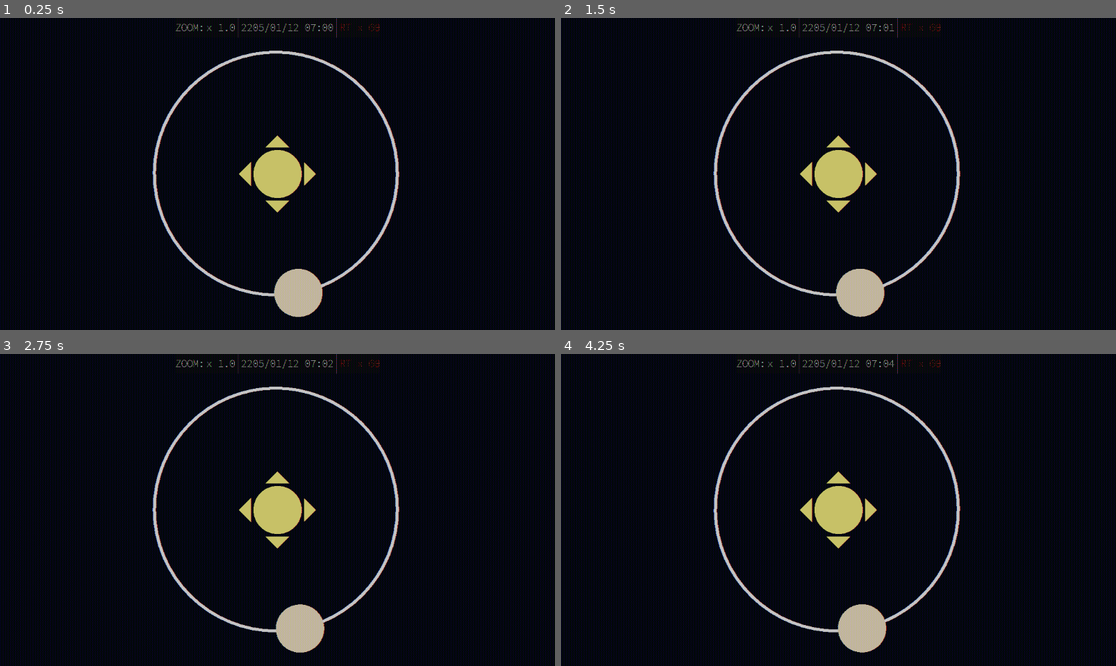
Above: before the commit, frames 1-4 (two rows, left to right).
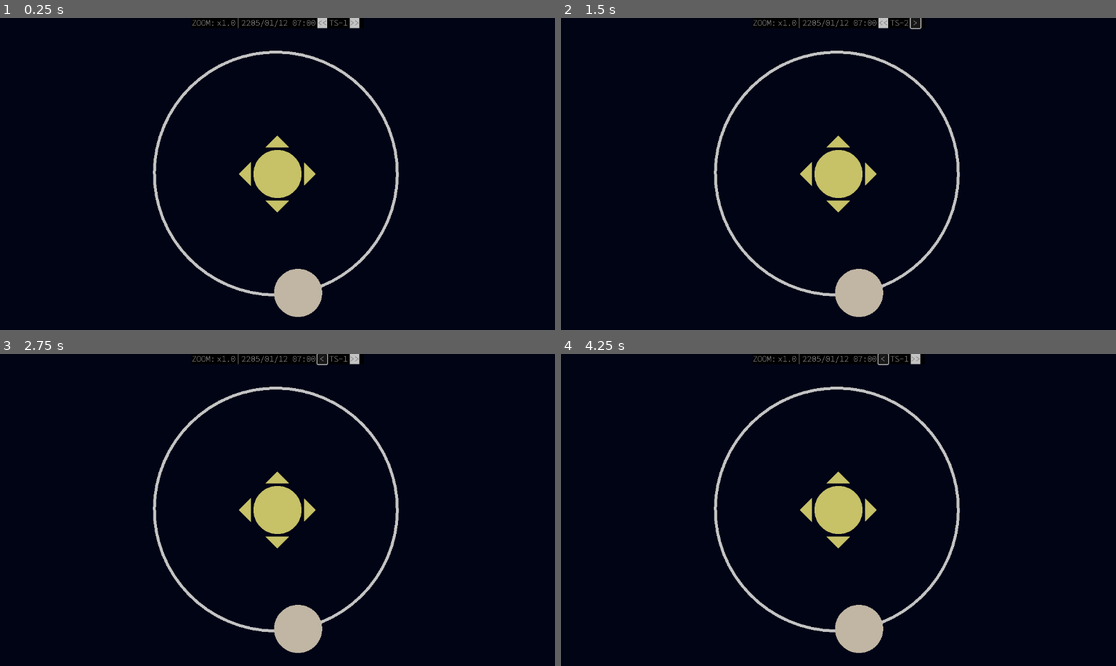
Above: after the commit, the same moments.

Repository: dexmoh/star-system-sim
Game: Godot game, scene res://scenes/world.tscn
Two runs of this game, one before a commit and one after it. Both use one fixed random seed, a clock stepped at 60 frames per second and the inputs below.
Inputs (mouse positions are in pixels of both pictures, inside the frame that each line leads up to):
- Up to frame 1 (0.25 s): no input
- Up to frame 2 (1.5 s): click (882, 24) at 0.5 s, where only the run after the commit has a clickable "<<"; click (916, 24) at 1.25 s, where only the run after the commit has a clickable ">>"
- Up to frame 3 (2.75 s): click (321, 360) at 2 s, where only the run after the commit has a clickable "<<"
- Up to frame 4 (4.25 s): click (916, 360) at 2.75 s, where only the run after the commit has a clickable ">>"; click (882, 360) at 3.5 s, where only the run after the commit has a clickable "<<"

The runs differ from the first frame. In frame 1, 6.3% of the frame differs, in the area x 0-100%, y 0-100%; in frame 2, 6.3%; in frame 3, 6.4%; in frame 4, 6.5%.

Commit message:
Time controls.

Diff:
--- /dev/null
+++ b/data/main_gui_theme.tres
@@ -0,0 +1,19 @@
+[gd_resource type="Theme" load_steps=4 format=3 uid="uid://cllgjlac73e0t"]
+
+[sub_resource type="StyleBoxFlat" id="StyleBoxFlat_ihmal"]
+bg_color = Color(1, 1, 1, 1)
+
+[sub_resource type="StyleBoxFlat" id="StyleBoxFlat_jcuj0"]
+bg_color = Color(0, 0, 0, 1)
+
+[sub_resource type="StyleBoxLine" id="StyleBoxLine_ihmal"]
+color = Color(1, 1, 1, 1)
+grow_begin = 0.0
+grow_end = 0.0
+vertical = true
+
+[resource]
+Button/colors/font_color = Color(0, 0, 0, 1)
+Button/styles/normal = SubResource("StyleBoxFlat_ihmal")
+PanelContainer/styles/panel = SubResource("StyleBoxFlat_jcuj0")
+VSeparator/styles/separator = SubResource("StyleBoxLine_ihmal")
--- a/project.godot
+++ b/project.godot
@@ -57,6 +57,16 @@
 "events": [Object(InputEventMouseButton,"resource_local_to_scene":false,"resource_name":"","device":-1,"window_id":0,"a …(258 unchanged characters)…
 ]
 }
+speed_up_time={
+"deadzone": 0.2,
+"events": [Object(InputEventKey,"resource_local_to_scene":false,"resource_name":"","device":-1,"window_id":0,"alt_pressed":false,"shift_pressed":false,"ctrl_pressed":false,"meta_pressed":false,"pressed":false,"keycode":0,"physical_keycode":4194437,"key_label":0,"unicode":43,"location":0,"echo":false,"script":null)
+]
+}
+slow_down_time={
+"deadzone": 0.2,
+"events": [Object(InputEventKey,"resource_local_to_scene":false,"resource_name":"","device":-1,"window_id":0,"alt_pressed":false,"shift_pressed":false,"ctrl_pressed":false,"meta_pressed":false,"pressed":false,"keycode":0,"physical_keycode":4194435,"key_label":0,"unicode":45,"location":0,"echo":false,"script":null)
+]
+}
 
 [rendering]
 
--- a/scenes/gui/date_time_display.tscn
+++ b/scenes/gui/date_time_display.tscn
@@ -1,15 +1,32 @@
 [gd_scene load_steps=3 format=3 uid="uid://b6eqsiip4iwn5"]
 
+[ext_resource type="Theme" uid="uid://cllgjlac73e0t" path="res://data/main_gui_theme.tres" id="1_lg6f7"]
 [ext_resource type="Script" uid="uid://c3tioo4f32d31" path="res://src/gui/date_time_display.gd" id="1_vfck2"]
 
-[sub_resource type="LabelSettings" id="LabelSettings_vfck2"]
-font_size = 20
+[node name="DateTimeDisplay" type="HBoxContainer"]
+offset_right = 266.0
+offset_bottom = 25.0
+theme = ExtResource("1_lg6f7")
+script = ExtResource("1_vfck2")
 
-[node name="DateTimeDisplay" type="Label"]
-offset_right = 40.0
-offset_bottom = 23.0
-text = "yyyy/mm/dd hh:mm"
-label_settings = SubResource("LabelSettings_vfck2")
+[node name="DateTimeLabel" type="Label" parent="."]
+unique_name_in_owner = true
+layout_mode = 2
+text = "YYYY/MM/DD HH:MM"
 horizontal_alignment = 1
 vertical_alignment = 1
-script = ExtResource("1_vfck2")
+
+[node name="SlowDownBtn" type="Button" parent="."]
+unique_name_in_owner = true
+layout_mode = 2
+text = "<<"
+
+[node name="ClockSpeedLabel" type="Label" parent="."]
+unique_name_in_owner = true
+layout_mode = 2
+text = "TS-1"
+
+[node name="SpeedUpBtn" type="Button" parent="."]
+unique_name_in_owner = true
+layout_mode = 2
+text = ">>"
--- a/scenes/gui/zoom_factor_display.tscn
+++ b/scenes/gui/zoom_factor_display.tscn
@@ -1,9 +1,6 @@
-[gd_scene load_steps=3 format=3 uid="uid://bt2rabeqpcv4m"]
+[gd_scene load_steps=2 format=3 uid="uid://bt2rabeqpcv4m"]
 
 [ext_resource type="Script" uid="uid://84xucej1b5iw" path="res://src/gui/system_zoom_display.gd" id="1_7clsx"]
-
-[sub_resource type="LabelSettings" id="LabelSettings_7clsx"]
-font_size = 20
 
 [node name="SystemZoomDisplay" type="Label"]
 anchors_preset = 15
@@ -11,6 +8,5 @@
 anchor_bottom = 1.0
 grow_horizontal = 2
 grow_vertical = 2
-text = "x 1.0"
-label_settings = SubResource("LabelSettings_7clsx")
+text = "x1.0"
 script = ExtResource("1_7clsx")
--- a/scenes/world.tscn
+++ b/scenes/world.tscn
@@ -1,6 +1,7 @@
-[gd_scene load_steps=11 format=3 uid="uid://bvss72pd73mok"]
+[gd_scene load_steps=10 format=3 uid="uid://bvss72pd73mok"]
 
 [ext_resource type="Script" uid="uid://ct4sucr020qtx" path="res://src/star_system.gd" id="1_71j4m"]
+[ext_resource type="Theme" uid="uid://cllgjlac73e0t" path="res://data/main_gui_theme.tres" id="2_qfnet"]
 [ext_resource type="Shader" uid="uid://ruka5082fore" path="res://src/shaders/crt_effect.gdshader" id="2_rwgxs"]
 [ext_resource type="PackedScene" uid="uid://b6eqsiip4iwn5" path="res://scenes/gui/date_time_display.tscn" id="3_71j4m"]
 [ext_resource type="Shader" uid="uid://cbb3nw8aqaj0t" path="res://src/shaders/vignette_effect.gdshader" id="3_k0juu"]
@@ -14,13 +15,6 @@
 glow_intensity = 2.31
 glow_strength = 1.2
 glow_blend_mode = 0
-
-[sub_resource type="LabelSettings" id="LabelSettings_71j4m"]
-font_size = 20
-
-[sub_resource type="LabelSettings" id="LabelSettings_qfnet"]
-font_size = 20
-font_color = Color(0.91, 0, 0, 1)
 
 [sub_resource type="ShaderMaterial" id="ShaderMaterial_4wyf3"]
 shader = ExtResource("2_rwgxs")
@@ -54,15 +48,16 @@
 anchor_bottom = 1.0
 grow_horizontal = 2
 grow_vertical = 2
+theme = ExtResource("2_qfnet")
 
 [node name="PanelContainer2" type="PanelContainer" parent="CanvasLayer/Control"]
 layout_mode = 1
 anchors_preset = 5
 anchor_left = 0.5
 anchor_right = 0.5
-offset_left = -78.5
-offset_right = 78.5
-offset_bottom = 40.0
+offset_left = -178.5
+offset_right = 178.5
+offset_bottom = 21.0
 grow_horizontal = 2
 
 [node name="HBoxContainer" type="HBoxContainer" parent="CanvasLayer/Control/PanelContainer2"]
@@ -71,7 +66,6 @@
 [node name="Label" type="Label" parent="CanvasLayer/Control/PanelContainer2/HBoxContainer"]
 layout_mode = 2
 text = "ZOOM:"
-label_settings = SubResource("LabelSettings_71j4m")
 
 [node name="SystemZoomDisplay" parent="CanvasLayer/Control/PanelContainer2/HBoxContainer" instance=ExtResource("3_qfnet")]
 layout_mode = 2
@@ -82,15 +76,8 @@
 [node name="DateTimeDisplay" parent="CanvasLayer/Control/PanelContainer2/HBoxContainer" instance=ExtResource("3_71j4m")]
 layout_mode = 2
 
-[node name="VSeparator2" type="VSeparator" parent="CanvasLayer/Control/PanelContainer2/HBoxContainer"]
-layout_mode = 2
-
-[node name="Label2" type="Label" parent="CanvasLayer/Control/PanelContainer2/HBoxContainer"]
-layout_mode = 2
-text = "RT x 60"
-label_settings = SubResource("LabelSettings_qfnet")
-
 [node name="CRT" type="ColorRect" parent="CanvasLayer/Control"]
+visible = false
 material = SubResource("ShaderMaterial_4wyf3")
 layout_mode = 1
 anchors_preset = 15
--- a/src/autoloads/world_time_al.gd
+++ b/src/autoloads/world_time_al.gd
@@ -1,13 +1,25 @@
 extends Node
 
 signal minute_passed()
-# signal hour_passed()
-# signal day_passed()
+signal hour_passed()
+signal day_passed()
+
+enum TimeScale {
+	TS_1, TS_2, TS_3, TS_4, TS_5
+}
+
+const CLOCK_SPEEDS: Dictionary[TimeScale, float] = {
+	TimeScale.TS_1: 60.0, # Real time.
+	TimeScale.TS_2: 1.0,
+	TimeScale.TS_3: 0.5,
+	TimeScale.TS_4: 0.2,
+	TimeScale.TS_5: 0.05
+}
 
 var date_time: DateTime
+var current_time_scale: TimeScale = TimeScale.TS_1
 
 var _timer: Timer
-var _tick_speed: float = 1.0 # Seconds per tick.
 
 func _init():
 	date_time = DateTime.new()
@@ -16,10 +28,10 @@
 
 func _ready():
 	_timer = Timer.new()
-	_timer.wait_time = _tick_speed
+	_timer.wait_time = CLOCK_SPEEDS[current_time_scale]
 	_timer.one_shot = false
 	_timer.autostart = true
-	_timer.paused = false # TODO: Change later.
+	_timer.paused = false
 
 	_timer.timeout.connect(_on_timer_timeout)
 	add_child(_timer)
@@ -33,7 +45,35 @@
 func is_paused() -> bool:
 	return _timer.paused
 
-# Tick!
+func speed_up() -> TimeScale:
+	if current_time_scale == TimeScale.TS_5:
+		return TimeScale.TS_5
+
+	@warning_ignore("int_as_enum_without_cast")
+	current_time_scale += 1
+	_timer.wait_time = CLOCK_SPEEDS[current_time_scale]
+	_timer.start()
+
+	return current_time_scale
+
+func slow_down() -> TimeScale:
+	if current_time_scale == TimeScale.TS_1:
+		return TimeScale.TS_1
+
+	@warning_ignore("int_as_enum_without_cast")
+	current_time_scale -= 1
+	_timer.wait_time = CLOCK_SPEEDS[current_time_scale]
+	_timer.start()
+
+	return current_time_scale
+
 func _on_timer_timeout():
+	# Tick!
 	date_time.timestamp += 1
 	minute_passed.emit()
+
+	if date_time.timestamp % date_time.MINS_IN_HR == 0:
+		hour_passed.emit()
+
+	if date_time.timestamp % (date_time.MINS_IN_HR * date_time.HRS_IN_DAY) == 0:
+		day_passed.emit()
--- a/src/celestial_object.gd
+++ b/src/celestial_object.gd
@@ -62,11 +62,12 @@
 		orbit_radius_au = -1.0
 		primary_body = null
 
-func _process(delta: float):
+	WorldTime.hour_passed.connect(_on_hour_passed)
+
+func _on_hour_passed():
 	if primary_body:
-		# Test orbit rotation.
-		var deg_per_hr: float = 360/(orbital_period_days * float(DateTime.HRS_IN_DAY))
+		var deg_per_hr: float = 360 / (orbital_period_days * float(DateTime.HRS_IN_DAY))
 		if clockwise_orbit:
-			rotate(deg_to_rad(deg_per_hr * delta))
+			rotate(deg_to_rad(deg_per_hr))
 		else:
-			rotate(deg_to_rad(-deg_per_hr * delta))
+			rotate(deg_to_rad(-deg_per_hr))
--- a/src/gui/date_time_display.gd
+++ b/src/gui/date_time_display.gd
@@ -1,11 +1,57 @@
-# GUI element for displaying current date and time.
+# GUI element for displaying current date and time and controlling clock speed.
 # It gets automatically updated based on WorldTime.
 
-extends Label
+extends Control
+
+@onready var _dt_label: Label = %DateTimeLabel
+@onready var _time_scale_label: Label = %ClockSpeedLabel
+@onready var _speed_up_btn: Button = %SpeedUpBtn
+@onready var _slow_down_btn: Button = %SlowDownBtn
 
 func _ready():
-	text = WorldTime.date_time.get_date_time_str()
+	_speed_up_btn.pressed.connect(_on_speed_up_input)
+	_slow_down_btn.pressed.connect(_on_slow_down_input)
+
+	_dt_label.text = WorldTime.date_time.get_date_time_str()
 	WorldTime.minute_passed.connect(_on_minute_passed)
 
+	_time_scale_label.text = "TS-1"
+
+func _unhandled_input(event: InputEvent):
+	if event.is_action_pressed("speed_up_time"):
+		_on_speed_up_input()
+	elif event.is_action_pressed("slow_down_time"):
+		_on_slow_down_input()
+
 func _on_minute_passed():
-	text = WorldTime.date_time.get_date_time_str()
+	_dt_label.text = WorldTime.date_time.get_date_time_str()
+
+func _on_speed_up_input():
+	var new_speed := WorldTime.speed_up()
+
+	match new_speed:
+		WorldTime.TimeScale.TS_1:
+			_time_scale_label.text = "TS-1"
+		WorldTime.TimeScale.TS_2:
+			_time_scale_label.text = "TS-2"
+		WorldTime.TimeScale.TS_3:
+			_time_scale_label.text = "TS-3"
+		WorldTime.TimeScale.TS_4:
+			_time_scale_label.text = "TS-4"
+		WorldTime.TimeScale.TS_5:
+			_time_scale_label.text = "TS-5"
+
+func _on_slow_down_input():
+	var new_speed := WorldTime.slow_down()
+
+	match new_speed:
+		WorldTime.TimeScale.TS_1:
+			_time_scale_label.text = "TS-1"
+		WorldTime.TimeScale.TS_2:
+			_time_scale_label.text = "TS-2"
+		WorldTime.TimeScale.TS_3:
+			_time_scale_label.text = "TS-3"
+		WorldTime.TimeScale.TS_4:
+			_time_scale_label.text = "TS-4"
+		WorldTime.TimeScale.TS_5:
+			_time_scale_label.text = "TS-5"
--- a/src/gui/system_zoom_display.gd
+++ b/src/gui/system_zoom_display.gd
@@ -4,4 +4,4 @@
 	SystemCamera.zoom_changed.connect(_on_zoom_changed)
 
 func _on_zoom_changed(new_zoom: float):
-	text = "x %.2f" % new_zoom
+	text = "x%.2f" % new_zoom
